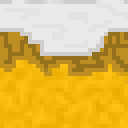
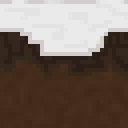
Revision of a layered 128x128 image; what changed, layer by layer:
pixels changed over [0, 32, 128, 128] (layer not identified)
